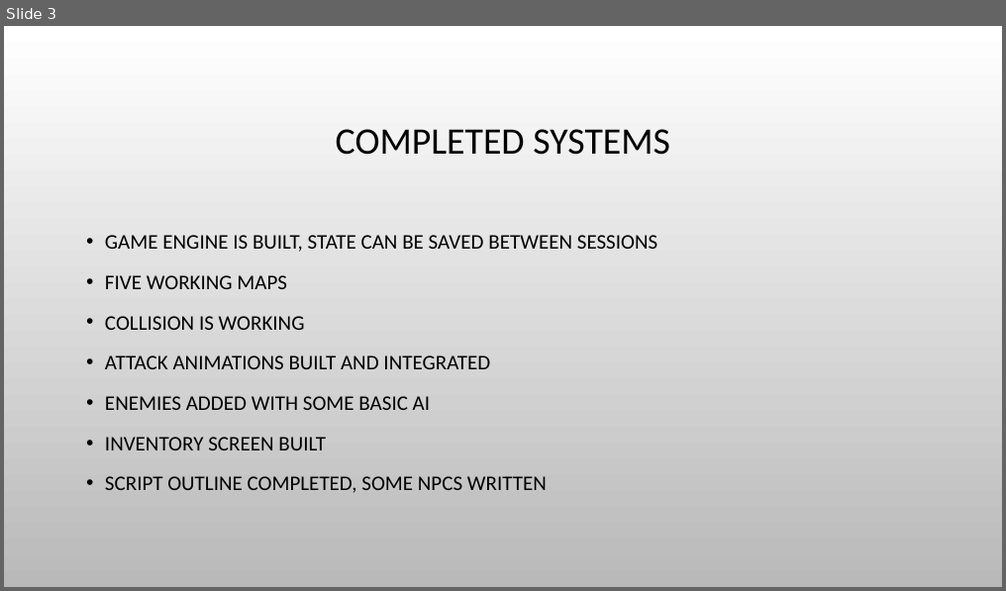
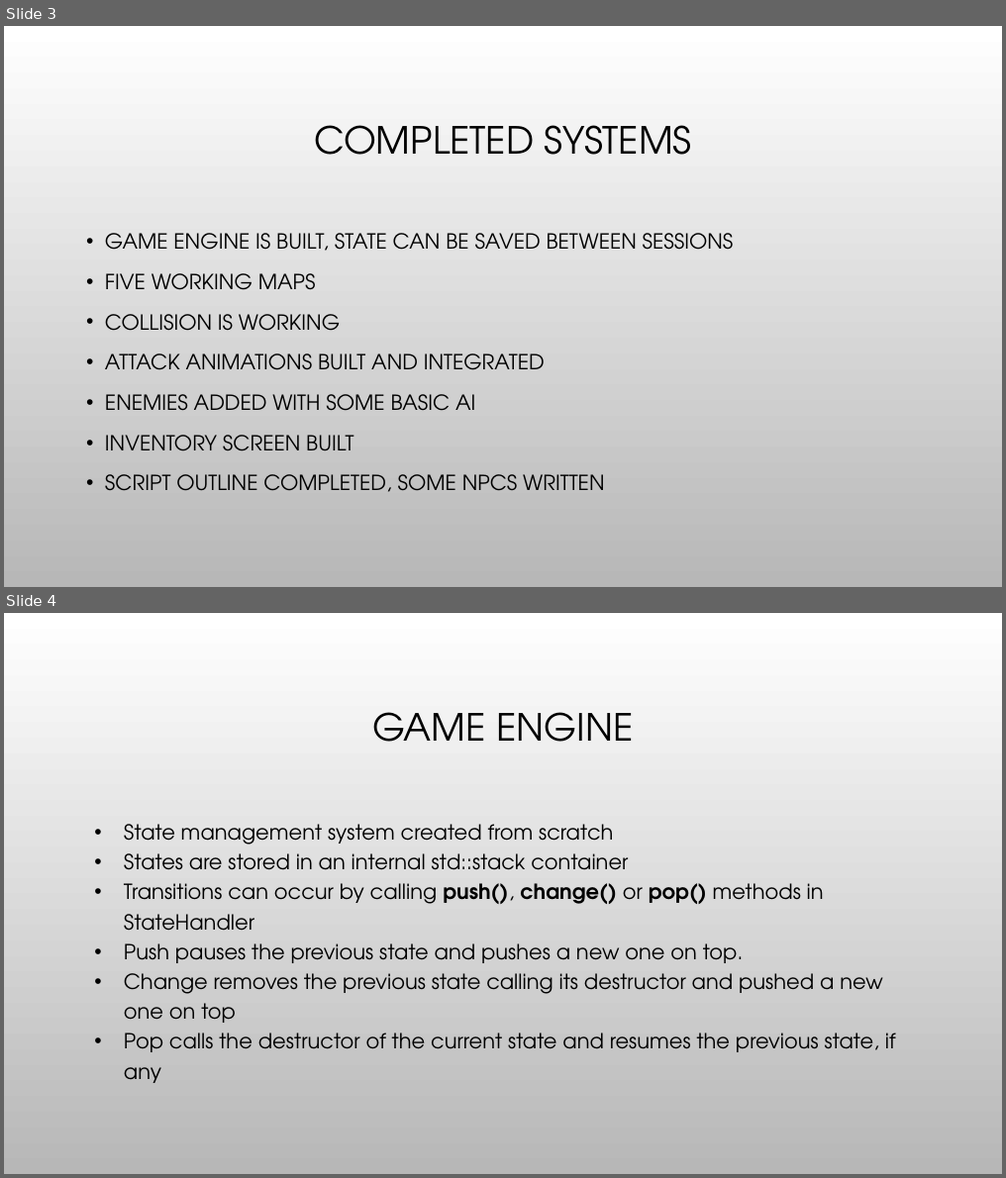
Before and after one commit to hanselrd/bubble-warrior-adventures, a slide deck: docs/presentation.pptx. Shown one above the other, each under a label of ours: slide 3 before the commit, slides 3 and 4 after it. The pictures are 1006x591 and 1006x1178 pixels, drawn with LibreOffice and Linux fonts; fonts in the diff are those of the drawing; background and template pictures are left out. Boxes give left, top, right and bottom in pixels: in the first picture for what was removed or moved away, otherwise in the second. Text is boxed around its words. In the diff, an @@ line names an element or a change of style, - is before the commit and + after.

```diff
--- a/docs/presentation.pptx
+++ b/docs/presentation.pptx
@@ slide 4 added at bbox=[4, 613, 1002, 1174], background picture (left out) @@
@@ title added at bbox=[372, 712, 633, 742], 36 pt, text #000000 @@
+GAME ENGINE
@@ text added at bbox=[124, 824, 896, 1083], 20 pt, text #000000 @@
+• State management system created from scratch
+• States are stored in an internal std::stack container
+• Transitions can occur by calling push(), change() or pop() methods in StateHandler
+• Push pauses the previous state and pushes a new one on top.
+• Change removes the previous state calling its destructor and pushed a new one on top
+• Pop calls the destructor of the current state and resumes the previous state, if any
@@ slide 3 changed as well @@
@@ title "COMPLETED SYSTEMS" at bbox=[314, 125, 692, 155]: font Calibri to TeX Gyre Adventor; indent changed @@
@@ text "GAME ENGINE IS BUILT, STATE ..." at bbox=[105, 233, 734, 492]: font Calibri to TeX Gyre Adventor; less space between paragraphs @@
```
Also in this commit, not shown: 4 other slides changed, 3 other slides added.
